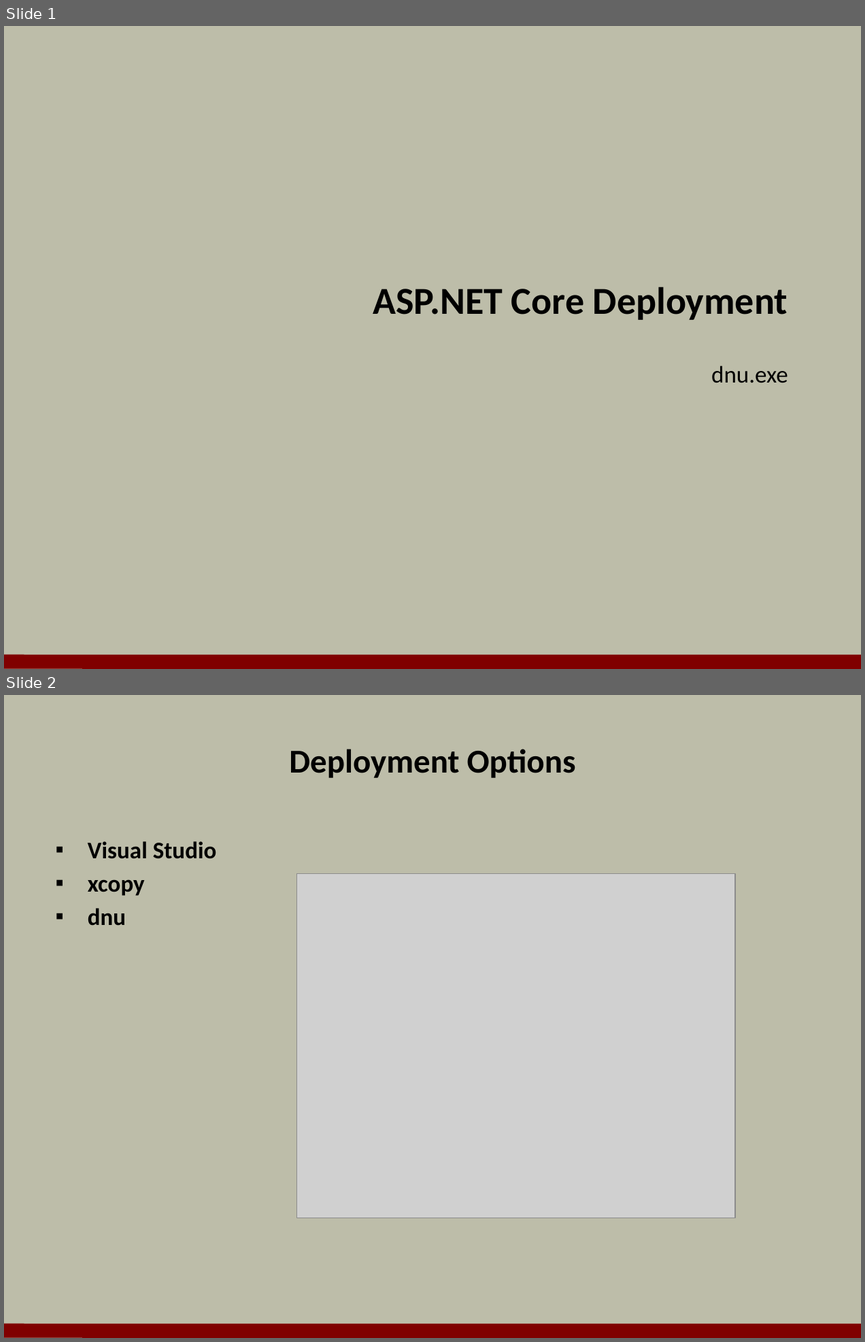
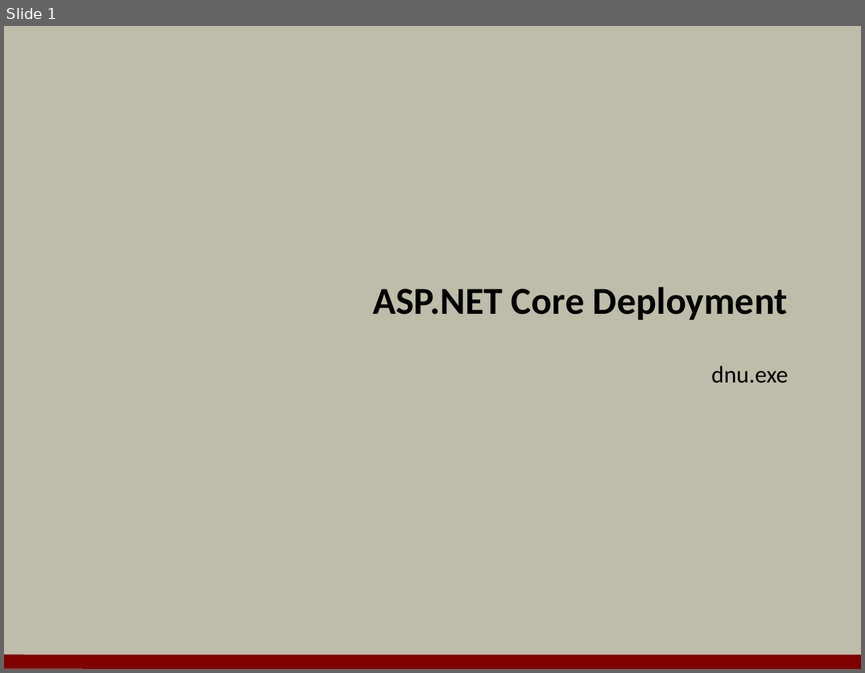
Before and after one commit to OdeToCode/classes, a slide deck: aspnet5/slides/08_Deployment.pptx. Shown one above the other, each under a label of ours: slides 1 and 2 before the commit, slide 1 after it. The pictures are 865x1342 and 865x673 pixels, drawn with LibreOffice and Linux fonts; fonts in the diff are those of the drawing; grey boxes stand for pictures; background and template pictures are left out. Boxes give left, top, right and bottom in pixels: in the first picture for what was removed or moved away, otherwise in the second. Text is boxed around its words. In the diff, an @@ line names an element or a change of style, - is before the commit and + after.

```diff
--- a/aspnet5/slides/08_Deployment.pptx
+++ b/aspnet5/slides/08_Deployment.pptx
@@ slide 2 removed at (4,695,861,1338), background #BDBDA9; not listed: 1 template element that a slide beside it also shows @@
@@ title removed at (289,749,576,778) @@
-Deployment Options
@@ text removed at (88,841,217,926) @@
-▪ Visual Studio
-▪ xcopy
-▪ dnu
@@ picture removed at (297,873,735,1218) @@
```
Also in this commit, not shown: 4 slides added, 5 other slides removed, 3 other files.
